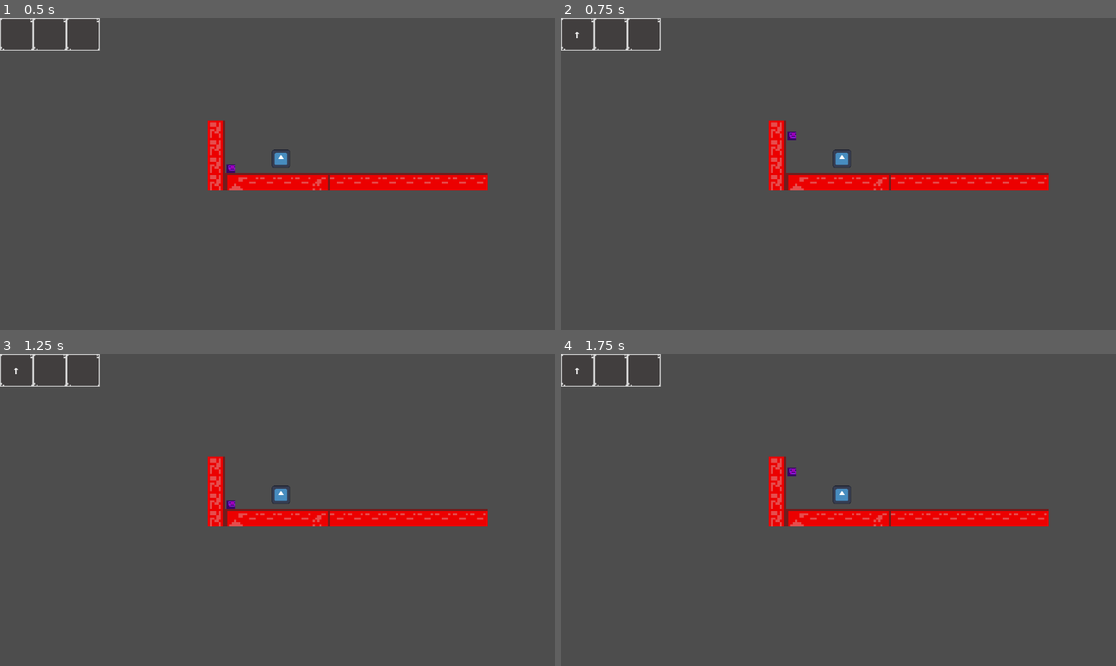
Above: before the commit, frames 1-4 (two rows, left to right).
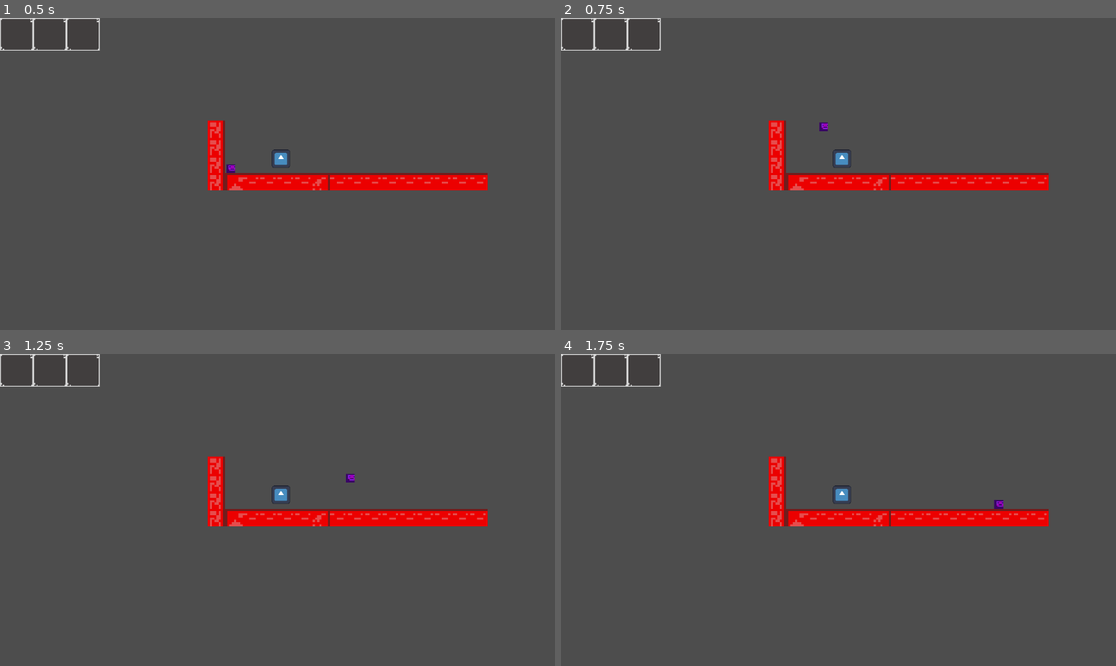
Above: after the commit, the same moments.

Repository: Harshit-kushwaha-commit/godot-game
Game: Godot game, scene res://scene/node_2d.tscn
The game is run twice, just before and just after one commit, with the same random seed, the same clock (stepped at 60 frames per second) and the same inputs. The engine's default icon, where the game draws it, is replaced by a stand-in: a white triangle on a blue panel in a dark square.
Inputs:
- Up to frame 1 (0.5 s): no input
- Up to frame 2 (0.75 s): tap Enter (enter) at 0.5, 0.6 s; hold D (right) from 0.53 s (still down); hold W (jm) from 0.53 s (still down)
- Up to frame 3 (1.25 s): keep holding D (right); keep holding W (jm); tap Q (up_left) at 0.77, 1.07 s
- Up to frame 4 (1.75 s): keep holding D (right); release W (jm) at 1.28 s; tap W (jm) at 1.35 s; tap Q (up_left) at 1.52 s; tap , (print_array) at 1.55 s

Frame 1 is identical in both runs. In frame 2, 0.1% of the frame differs, in the area x 2-49%, y 4-40%; in frame 3, 0.1%; in frame 4, 0.1%, in the area x 2-80%, y 4-50%.

Commit message:
created the mushroom scene so the player reset the array. nw need to work on the object that changes the input meathod, some ui and some environment

Diff:
--- a/scene/MUSHRROM.tscn
+++ b/scene/MUSHRROM.tscn
@@ -8,12 +8,9 @@
 
 signal empty_input_array
 
-
 # Called when the node enters the scene tree for the first time.
 func _ready() -> void:
 	pass # Replace with function body.
-
-
 
 func _on_body_entered(body: Node2D) -> void:
 	if body.name == \"player\" :
--- /dev/null
+++ b/scene/intro_scene.tscn
@@ -0,0 +1,3 @@
+[gd_scene format=3 uid="uid://bvmcg3jqsmkim"]
+
+[node name="intro scene" type="Node2D" unique_id=279552244]
--- a/scene/player.gd
+++ b/scene/player.gd
@@ -1,61 +1,114 @@
 extends CharacterBody2D
+#jsut create function for the normal movemnt and maek the switch statement using the boolean value comes
 signal input_array_update(inputs)
-# These are the variable for the player to move in
+# Movement variables
 @export var SPEED = 160.0
 const JUMP_VELOCITY = -280.0
-#This array hold the all input data for the movement of the player
+# Array that stores movement commands
 var input_array = []
-#This hold current varible equal to the input key of the player
-var current_input = ""
-#this is the limit at which the inuput can be holded for and the time the inputs will be executed
+# Input settings
 @export var input_limit = 3
 @export var input_loop = 2
-#This is the speed at which the character moves
+# Movement timing
 @export var up_and_dir_time = 0.25
 @export var complete_run_time = 0.5
+# Controls whether the player can enter commands
 var input_valid := true
+# Controls whether the current movement sequence is cancelled
+var movement_cancelled := false
+# Called when the mushroom signal tells the player
+# to empty the input array
+var  normal_movement := true
+func empthy_the_array():
+	if normal_movement == true :
+		pass
+	else:
+		input_array.clear()
+		# Stop the player immediately
+		velocity = Vector2.ZERO
+		# Cancel the currently running movement sequence
+		movement_cancelled = true
+		# Update the array UI
+		input_array_update.emit(input_array)
+		print("array emptied")
 
-const jump_cmd = "jump"
-const right_cmd = "right"
-const left_cmd = "left"
-const upper_left_cmd = "upper left"
-const upper_right_cmd = "upper right"
-
-func empthy_the_array():
-	print("array emptied")
-
+# Add a command to the input array
 func append_array(command: String):
-	if (input_array.size() < input_limit):
+	if input_array.size() < input_limit:
 		input_array.append(command)
 		input_array_update.emit(input_array)
 		print(command)
 	else:
 		print("limit exceeded")
-
+# Print every command in the array
 func print_array():
 	for i in range(input_array.size()):
 		print("array is =")
 		print(input_array[i])
+# Remove the last command from the array
+func delete_element():
+	if input_array.size() > 0:
+		input_array.pop_back()
+		input_array_update.emit(input_array)
+		print("removed")
+# Start executing the stored movement commands
+func start_movement():
+	input_valid = false
+	# A new movement sequence starts normally
+	movement_cancelled = false
+	for i in range(input_loop):
+		for j in range(input_array.size()):
+			# If the mushroom cancelled movement,
+			# stop the whole sequence
+			if movement_cancelled:
+				input_valid = true
+				return
+			# Safety check:
+			# if the array was cleared, don't access
+			# an index that no longer exists
+			if j >= input_array.size():
+				input_valid = true
+				return
+			await movement(j)
+			# Check again after await
+			if movement_cancelled:
+				input_valid = true
+				return
+	# Only reaches here if movement completed normally
+	input_array.clear()
+	input_array_update.emit(input_array)
+	input_valid = true
+
+func jump():
+			velocity.y = JUMP_VELOCITY
+
+func horizontal_movement(direction: int):
+			velocity.x = SPEED * direction
+
+func side_jump(direction: int):
+			velocity.y = JUMP_VELOCITY
+			velocity.x = SPEED * direction
+
+func direct_movement():
+	if Input.is_action_pressed("jm") and is_on_floor():
+		jump()
+	elif Input.is_action_pressed("left"):
+		horizontal_movement(-1)
+	elif Input.is_action_pressed("right"):
+		horizontal_movement(1)
+	elif Input.is_action_pressed("up_left"):
+		side_jump(-1)
+	elif Input.is_action_pressed("up_right"):
+		side_jump(1)
+	elif Input.is_action_pressed("back"):
+		delete_element()
+	else:
+		velocity.x = move_toward(velocity.x,0,SPEED)
 
 
-func delete_element():
-	if input_array.size() > 0:
-			input_array.pop_back()
-			input_array_update.emit(input_array)
-			print("removed")
-
-
-func start_movement():
-			input_valid = false
-			for i in range(input_loop):
-				for j in range(input_array.size()):
-					await movement(j)
-			input_array.clear()
-			input_array_update.emit(input_array)
-			input_valid = true
-
+# Handle player input
 func input_mapping():
-	if (input_valid == true):
+	if input_valid == true:
 		if Input.is_action_just_pressed("jm") and is_on_floor():
 			append_array("jm")
 		elif Input.is_action_just_pressed("left"):
@@ -66,14 +119,23 @@
 			append_array("up_left")
 		elif Input.is_action_just_pressed("up_right"):
 			append_array("up_right")
+	# Remove the last command
 	if Input.is_action_just_pressed("back"):
 		delete_element()
-	elif Input.is_action_just_pressed("enter") and (input_valid == true):
+	# Start the movement sequence
+	elif Input.is_action_just_pressed("enter") and input_valid == true:
 		start_movement()
 	elif Input.is_action_just_pressed("print_array"):
 		print_array()
 
+
+# Execute one movement command
 func movement(j: int):
+	# Extra safety check before accessing the array
+	if movement_cancelled:
+		return
+	if j >= input_array.size():
+		return
 	match input_array[j]:
 		"jm":
 			velocity.y = JUMP_VELOCITY
@@ -83,12 +145,12 @@
 			await get_tree().create_timer(complete_run_time).timeout
 			velocity.x = 0
 		"right":
-			velocity.x = +SPEED
+			velocity.x = SPEED
 			await get_tree().create_timer(complete_run_time).timeout
 			velocity.x = 0
 		"up_right":
 			velocity.y = JUMP_VELOCITY
-			velocity.x = +SPEED
+			velocity.x = SPEED
 			await get_tree().create_timer(up_and_dir_time).timeout
 			velocity.x = 0
 		"up_left":
@@ -97,12 +159,19 @@
 			await get_tree().create_timer(up_and_dir_time).timeout
 			velocity.x = 0
 		_:
-			velocity.x = move_toward(velocity.x, 0, SPEED)
+			velocity.x = move_toward(velocity.x,0,SPEED)
+
 
 func _physics_process(delta: float) -> void:
-	# Add the gravity.
+	# Apply gravity
 	if not is_on_floor():
 		velocity += get_gravity() * delta
-	input_mapping()
+	# Handle player commands
+	if normal_movement == false:
+		input_mapping()
 
+	else:
+		direct_movement()
+
+	# Move the player
 	move_and_slide()
